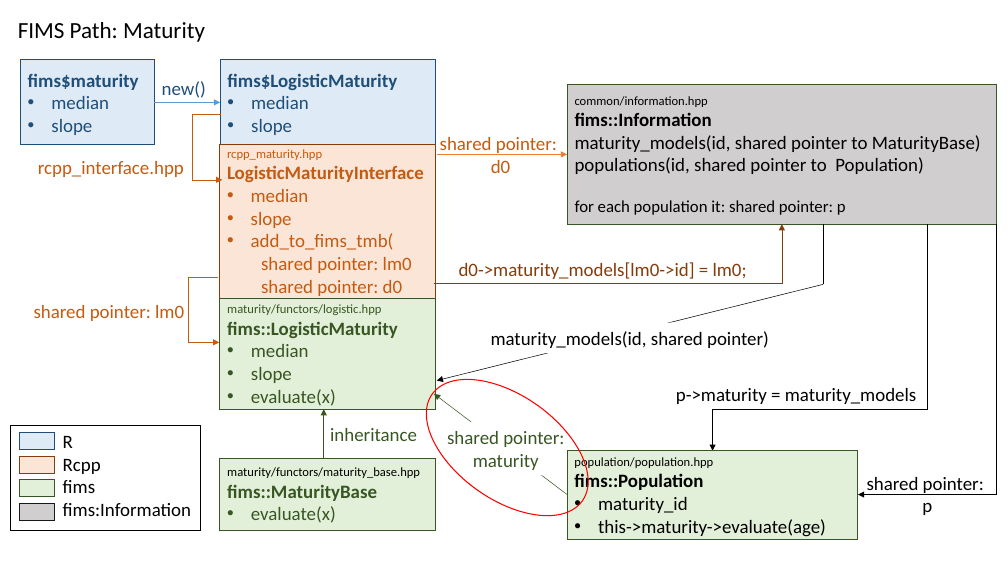
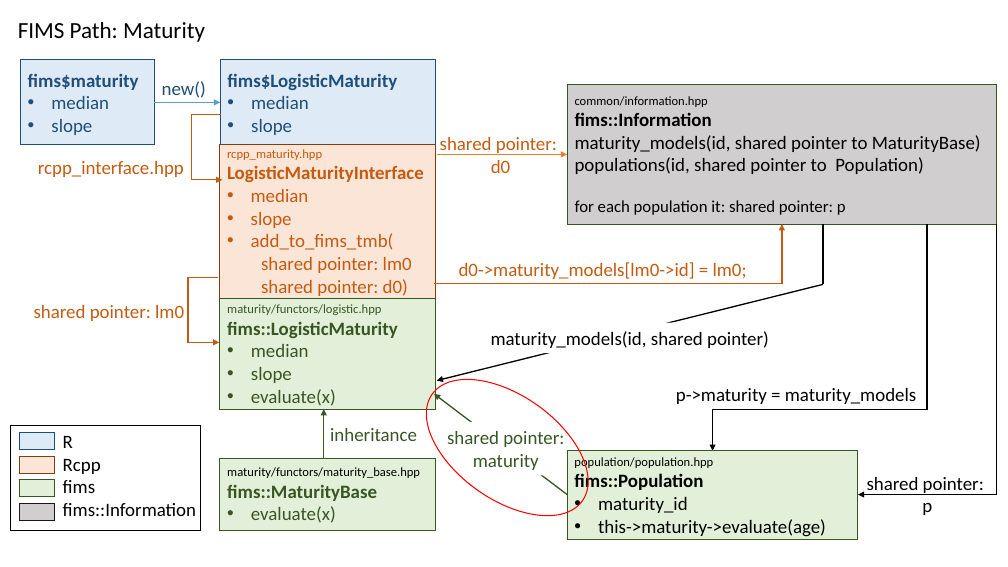
Before and after one commit to NOAA-FIMS/FIMS, a slide deck: slide 8 of vignettes/figures/fims-path-maturity.pptx. Drawn at 1008x567 pixels with LibreOffice and Linux fonts; fonts in the diff are those of the drawing. Boxes give left, top, right and bottom in pixels: in the first picture for what was removed or moved away, otherwise in the second. Text is boxed around its words. In the diff, an @@ line names an element or a change of style, - is before the commit and + after.

```diff
--- a/vignettes/figures/fims-path-maturity.pptx
+++ b/vignettes/figures/fims-path-maturity.pptx
@@ elbow arrow (434, 284) - (782, 224): stroke #843C0B 0.5 pt to #C55A11 1.25 pt @@
@@ elbow arrow (712, 451) - (927, 224): stroke #000000 0.5 pt to #000000 1.25 pt @@
@@ text "d0->maturity_models[lm0->id] = lm0;" at (459,262,747,279): text colour #843C0B to #C55A11 @@
@@ text in rectangle at (261,279,408,296): text changed @@
-shared pointer: d0
+shared pointer: d0)
@@ arrow (437, 380) - (823, 284): stroke #000000 0.5 pt to #000000 1.25 pt @@
@@ arrow (434, 394) - (567, 495): stroke #385723 0.5 pt to #385723 1.25 pt @@
@@ text at (63,503,196,516): text changed @@
-fims:Information
+fims::Information
```
Also in this commit, not shown: 7 other slides changed, 8 other files.
